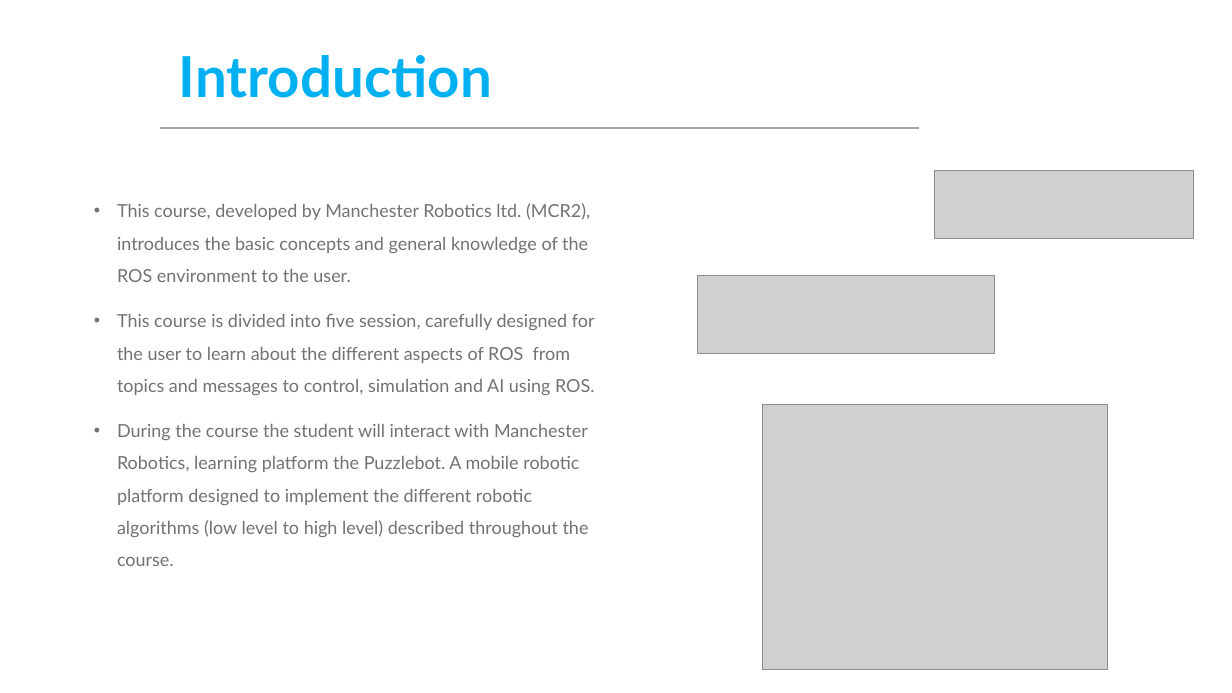
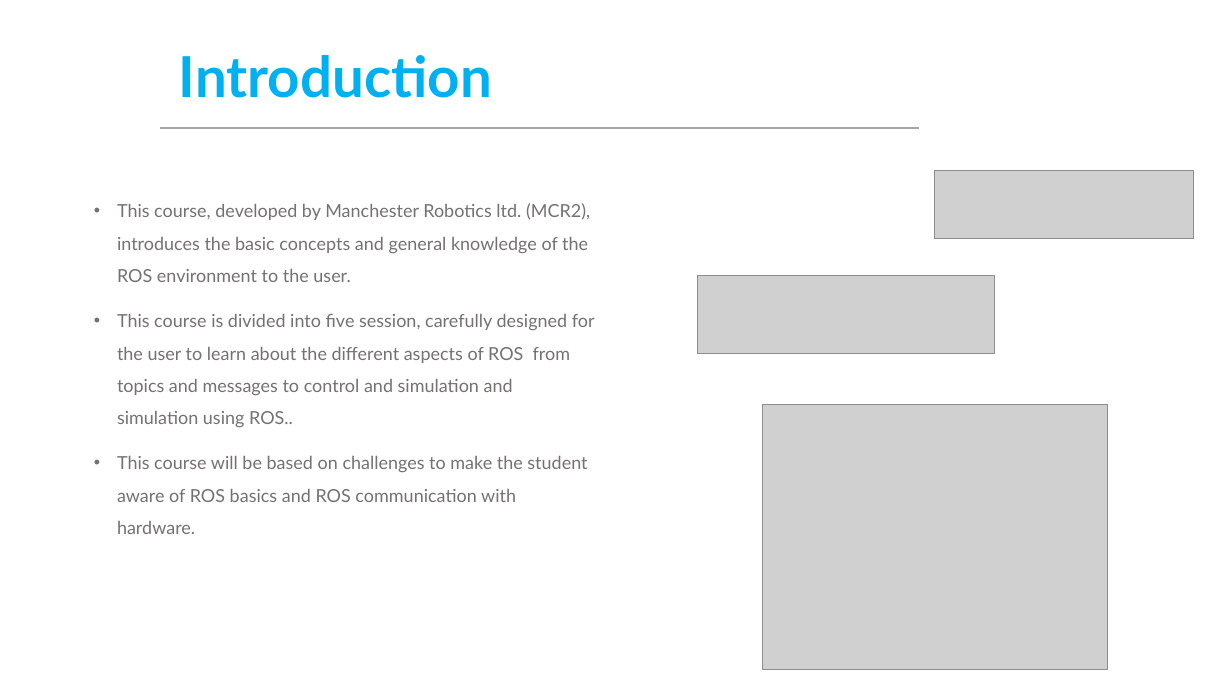
Before and after one commit to ManchesterRoboticsLtd/TE3001B_Robotics_Foundation, a slide deck: slide 2 of MCR2_General_Information_Prerequisites.pptx. Drawn at 1232x693 pixels with LibreOffice and Linux fonts; fonts in the diff are those of the drawing; grey boxes stand for pictures; background and template pictures are left out. Boxes give left, top, right and bottom in pixels: in the first picture for what was removed or moved away, otherwise in the second. Text is boxed around its words. In the diff, an @@ line names an element or a change of style, - is before the commit and + after.

```diff
--- a/MCR2_General_Information_Prerequisites.pptx
+++ b/MCR2_General_Information_Prerequisites.pptx
@@ text at [117, 314, 595, 534]: text changed @@
-• This course is divided into five session, carefully designed for the user to learn about the different aspects of ROS from topics and messages to control, simulation and AI using ROS.
-• During the course the student will interact with Manchester Robotics, learning platform the Puzzlebot. A mobile robotic platform designed to implement the different robotic algorithms (low level to high level) described throughout the course.
+• This course is divided into five session, carefully designed for the user to learn about the different aspects of ROS from topics and messages to control and simulation and simulation using ROS..
+• This course will be based on challenges to make the student aware of ROS basics and ROS communication with hardware.
```
Also in this commit, not shown: 7 other slides changed, 1 slide added, 2 slides removed, 1 other file.
